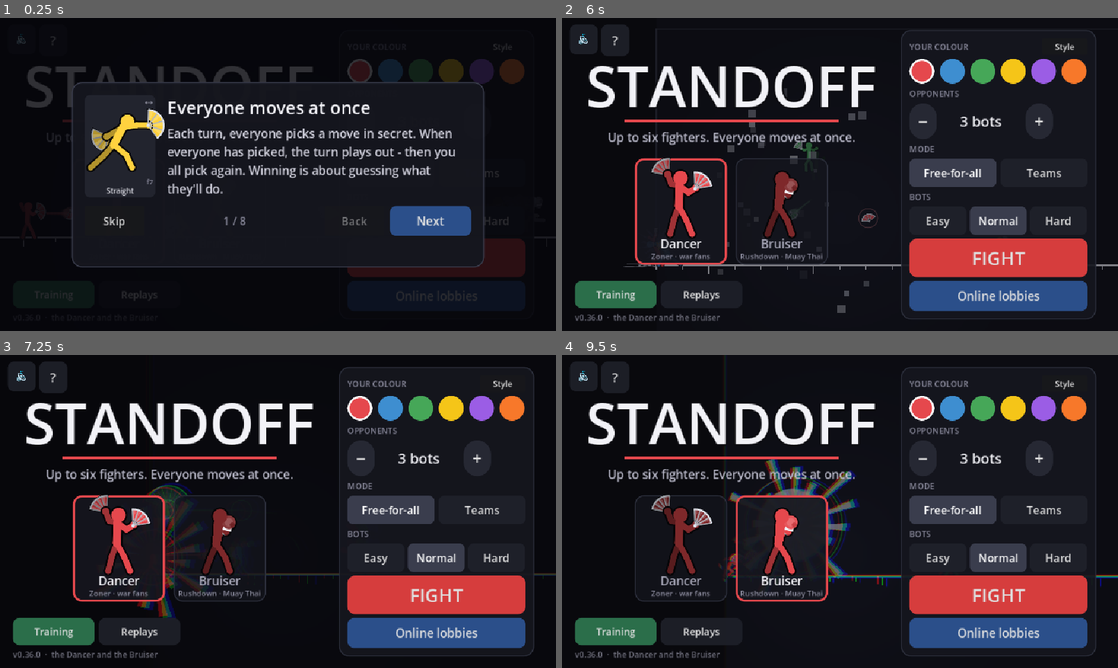
Above: before the commit, frames 1-4 (two rows, left to right).
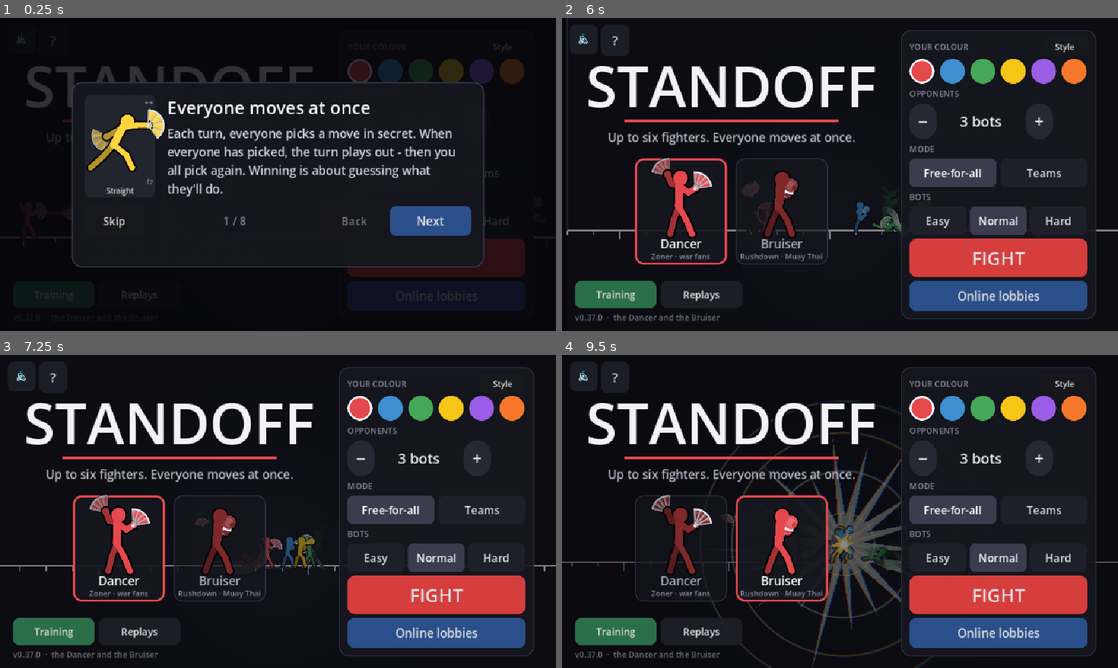
Above: after the commit, the same moments.

Repository: Veriduim/standoff
Game: Godot game, scene res://scenes/main.tscn
Same seed, same stepped clock (60 frames per second), same inputs: the game is played once before the commit and once after it.
Inputs (mouse positions are in pixels of both pictures, inside the frame that each line leads up to):
- Up to frame 1 (0.25 s): no input
- Up to frame 2 (6 s): click "Easy" at 0.5 s; click "Easy" at 1.25 s; click "Normal" at 2 s; click "Normal" at 2.75 s; click "Replays" at 3.5 s; click "Replays" at 4.25 s; click "Replays" at 5 s; click "Skip" at 5.75 s
- Up to frame 3 (7.25 s): click (116, 549) at 6.5 s
- Up to frame 4 (9.5 s): click (784, 549) at 7.25 s; click "Style" at 8 s; click "Done" at 8.75 s

The runs differ from the first frame. In frame 2, 1.6% of the frame differs, in the area x 0-100%, y 22-97%; in frame 3, 2.0%; in frame 4, 5.6%, in the area x 0-100%, y 14-100%.

Commit message:
0.37.0: launches at YOMI's pace, speed lines in the background (Timmy 20 Oct 14:48 "Remove the speed lines again or rework them into the background more like YOMI. Can you make those changes please?")
- Speed lines in the background, as YOMI has them: under the glow, the walls, the floor and everyone, fainter and
  thinner; recalibrated for the faster launches.
- Launches at YOMI's pace (its knockback is ~4x ours for the fighters' size, its gravity 2-3x): hits send them twice as
  fast sideways, easing off in the air to about the old distance (a fling less so); up and down x1.4 with gravity
  x1.4 while reeling - the same time in the air, higher; on the ground a reeling fighter stops twice as quickly.
  A Haymaker sends her 48 px a tick (was 24). Bot matches and combos about as long as before (a plain x2 made 1v1
  39% longer - tuned that out).
- Smoke only on the big hits now (SMOKE_PX 11).

Co-Authored-By: Claude Opus 5.5 <noreply@anthropic.com>
Claude-Session: https://claude.ai/code/session_019cpLLa1bA2ND22yfhrkoYF

Diff:
--- a/project.godot
+++ b/project.godot
@@ -11,7 +11,7 @@
 [application]
 
 config/name="Standoff"
-config/version="0.36.0"
+config/version="0.37.0"
 config/icon="res://assets/icon.png"
 run/main_scene="res://scenes/main.tscn"
 config/features=PackedStringArray("4.7", "GL Compatibility")
--- a/scripts/sim/sim.gd
+++ b/scripts/sim/sim.gd
@@ -92,6 +92,16 @@
 const RESTAND_LAG := 3        ## launched and landing in hitstun (no knockdown): out of the stun, this long unable to act
 const RESTAND := 5            ## ...and this long a grounded hit puts them back in a ground combo (a restand - the wiki)
 const KB_SCALE := 1.35        ## every hit's knockback (22:40 "We dont do things big enough" - launches that fly)
+## Launches at YOMI's pace (20 Oct 14:48 "Can you make those changes please?" - from its source, its knockback is ~4x
+## ours for the fighters' size and its gravity 2-3x): a hit sends them LAUNCH_PACE times as fast sideways, slowing in the
+## air (LAUNCH_DRAG; FLING_DRAG for a fling) so they end up about as far as before; up and down LAUNCH_LIFT, with gravity pulling as much harder
+## while they reel - the same time in the air (combos keep their timing), higher. On the ground they slide to a stop as
+## much faster (YOMI's ground friction is strong - its ground hits barely slide): the same distance, sooner. Their lean, the 7th hit's launch and a ground bounce go with it; jumps and walking don't
+## change. Bot matches as long as before (1v1 ~100 turns), combos about as long.
+const LAUNCH_PACE := 2.0
+const LAUNCH_DRAG := 0.9     ## ...and in the air they slow as they go (a burst away that eases off): about as far as before
+const FLING_DRAG := 0.95      ## ...a fling less so (05:27 "slapping an enemy accross map")
+const LAUNCH_LIFT := 1.4      ## up and down it's this much (not the whole pace): launched higher, still in reach of a juggle
 const WALL_BOUNCE := 0.6      ## how much of their speed someone launched into a wall keeps bouncing off it
 const WALL_STUN := 3          ## ...and the stun it adds
 const DEFAULT := {"move": "wait"}   ## a pick that never came (a turn timer ran out)
@@ -803,7 +813,10 @@
 		return
 	var was_air := f.pos.y < 0.0
 	if not _floating(f) and (f.pos.y < 0.0 or f.vel.y < 0.0):
-		f.vel.y = minf(f.vel.y + (GRAVITY if f.vel.y < 0.0 else GRAVITY_FALL), MAX_FALL)
+		var pull := LAUNCH_LIFT if f.stun > 0 else 1.0   # (reeling: launched faster, pulled down as hard - the same air time)
+		f.vel.y = minf(f.vel.y + (GRAVITY if f.vel.y < 0.0 else GRAVITY_FALL) * pull, MAX_FALL * pull)
+	if f.stun > 0 and f.pos.y < 0.0:   # (launched at YOMI's pace: bursting away, easing off - combos still reach; a
+		f.vel.x *= LAUNCH_DRAG if f.slide <= 0 else FLING_DRAG   # fling eases off less - it's meant to cross the stage)
 	f.pos += f.vel
 	if f.pos.y >= 0.0:
 		f.pos.y = 0.0
@@ -827,6 +840,8 @@
 		# sliding to a stop (knockback, the end of a step) unless a move is pushing them this frame
 		if not _pushing(f):
 			var fr := FLING_FRICTION if f.slide > 0 and f.stun > 0 else (CARRY if _in_startup(f) else FRICTION)
+			if f.stun > 0:   # (sent LAUNCH_PACE times as fast: stopping as much sooner - the same slide, quicker)
+				fr = 1.0 - (1.0 - fr) * LAUNCH_PACE
 			f.vel.x *= fr   # (an attack's startup slides on with its momentum; someone flung slides a long way)
 			if absf(f.vel.x) < 0.05:
 				f.vel.x = 0.0
@@ -854,7 +869,7 @@
 
 ## Off the ground and back up (once a combo), a bit more stun.
 func _bounce(f: Fighter) -> void:
-	f.vel.y = -BOUNCE_UP
+	f.vel.y = -BOUNCE_UP * LAUNCH_LIFT
 	f.stun += BOUNCE_STUN
 	f.bounced = true
 	f.bounce_due = false
@@ -1622,20 +1637,20 @@
 	d.slide = FLING_TICKS if e.get("fling", false) else 0   # (flung: they slide on and on)
 	if e.get("behind", false):   # (a dump: round behind them first - the knockback carries them on from there)
 		d.pos.x = clampf(a.pos.x - float(a.facing) * HOLD_PX, -half + 20.0, half - 20.0)
-	d.vel = Vector2(float(kb[0]) * side, float(kb[1])) * KB_SCALE / weight
+	d.vel = Vector2(float(kb[0]) * side * LAUNCH_PACE, float(kb[1]) * LAUNCH_LIFT) * KB_SCALE / weight
 	if d.di != Vector2.ZERO:   # (their lean: added to the knockback - on the ground a flat hit only takes its sideways part)
 		var lean := d.di
 		if d.grounded() and float(kb[1]) >= 0.0:
 			lean.y = 0.0
-		d.vel += lean * LEAN_PUSH * (1.0 + 0.1 * d.combo)
-	if d.combo == LAUNCH_HIT and d.pos.y >= 0.0 and d.vel.y > -4.0:   # (the 7th hit on the ground always launches)
-		d.vel.y = -11.5
+		d.vel += lean * Vector2(LAUNCH_PACE, LAUNCH_LIFT) * LEAN_PUSH * (1.0 + 0.1 * d.combo)
+	if d.combo == LAUNCH_HIT and d.pos.y >= 0.0 and d.vel.y > -4.0 * LAUNCH_LIFT:   # (the 7th hit on the ground always launches)
+		d.vel.y = -11.5 * LAUNCH_LIFT
 	if d.restand > 0:   # (hit as they land from an air combo: back in a ground combo - the count carries on)
 		d.restand = 0
 		_event("restand", a, d)
 	d.hit_look = _look(a, d, e)   # (how it landed - their reaction on screen)
 	d.hit_t = 0
-	if d.pos.y < -10.0 or d.vel.y < -6.0:   # (sent up, or hit up there: an air combo - landing can end it)
+	if d.pos.y < -10.0 or d.vel.y < -6.0 * LAUNCH_LIFT:   # (sent up, or hit up there: an air combo - landing can end it)
 		d.launched = true
 	# combo pushback: the longer the combo, the further the hitter's pushed off (not their speed - their place)
 	if src == "":   # (combo pushback - on the hitter, when it's their own body that hit)
--- a/scripts/tests/sim_test.gd
+++ b/scripts/tests/sim_test.gd
@@ -1317,7 +1317,11 @@
 	var flung := fe.filter(func(x: Dictionary) -> bool: return x["type"] == "hit" and bool(x.get("fling", false)))
 	var chase_ok := fl.legal_moves(0).has("chase")
 	fl.apply({0: {"move": "chase", "x": 1.0}, 1: {"move": "hold"}})
-	fl.run_segment()
+	var fastest := 0.0   # (20 Oct 14:48: launched at YOMI's pace - twice as fast as before; she flies as he gives chase)
+	var was := fl.fighters[1].pos.x
+	for fr: Array in fl.run_segment()["frames"]:
+		fastest = maxf(fastest, absf(float(fr[1][0]) - was))
+		was = float(fr[1][0])
 	var away := fl.fighters[1].pos.x - x_hit
 	var gap2 := fl.fighters[1].pos.x - fl.fighters[0].pos.x
 	fl.apply({0: {"move": "jab"}, 1: {"move": "hold"}})
@@ -1325,6 +1329,8 @@
 	_check("a fling: the Haymaker sends her sliding across the stage (%.0f px), Chase runs her down (%.0f px apart) "
 			% [away, gap2] + "and the combo goes on (combo %d)" % fl.fighters[1].combo, not flung.is_empty() and chase_ok
 			and away > 400.0 and gap2 < 90.0 and fl.fighters[1].combo == 2)
+	_check("...sent off at YOMI's pace (20 Oct 14:48): her fastest %.0f px a tick, twice what it was (~24)" % fastest,
+			fastest > 40.0)
 	var q := _duel("bruiser", "dancer", 60.0)
 	q.fighters[1].down = 10
 	evs = _play(q, {0: {"move": "quake"}})
--- a/scripts/tests/ui_test.gd
+++ b/scripts/tests/ui_test.gd
@@ -157,7 +157,7 @@
 			_watch(g, {"move": "wait"})
 	g.sim.fighters[0].pos.x = g.sim.fighters[1].pos.x - 70.0
 	_watch(g, {"move": "sweep", "x": 1.0})   # (a sweep leaves them reeling long enough for a jab)
-	g.sim.fighters[0].pos.x = g.sim.fighters[1].pos.x - 66.0
+	g.sim.fighters[0].pos.x = g.sim.fighters[1].pos.x - 46.0   # (close: since 0.37.0 the sweep sends her off twice as fast)
 	_watch(g, {"move": "jab", "x": 1.0})
 	_check("a hit while they still reel counts on as a combo - sweep, jab (%d), with no count or damage drawn over them "
 			% g.sim.fighters[1].combo + "(20 Oct 14:22 \"Dont keep the words and damage numbers\")",
--- a/scripts/ui/fx.gd
+++ b/scripts/ui/fx.gd
@@ -70,18 +70,21 @@
 const SPIKES := 40           ## Quake Stomp's wall of spikes
 ## Speed lines (YOMI's, from its source - 20 Oct): LINES of them, LINE_MIN to LINE_MAX long (YOMI's 640-wide screen;
 ## scaled to ours), full strength when the camera moves LINES_FULL screen widths a second, only once it's kept up
-## LINES_SUSTAIN seconds; faded within LINES_CLEAR of a fighter. Calibrated on our own hits (ours fly slower than YOMI's
-## for their size): the fighters' middle at its fastest - a Haymaker 17 px a tick (full), a Roundhouse or Flying Knee
-## 12 (most), the K.O. Punch 11, a dash 7 (under the line - faint at most).
+## LINES_SUSTAIN seconds; faded within LINES_CLEAR of a fighter. In the BACKGROUND, as YOMI has them (14:48 "rework them
+## into the background more like YOMI"): drawn on the dark before the glow, the walls and the floor, at most
+## LINES_ALPHA. Calibrated on our hits since 0.37.0's launch pace: the fighters' middle at its fastest - a Haymaker 29 px
+## a tick, a Roundhouse 23 (full), the K.O. Punch 16, a Flying Knee 17 (most), a dash or Quake Stomp 7 (faint at most).
 const LINES := 100
 const LINE_MIN := 20.0
 const LINE_MAX := 200.0
-const LINES_FULL := 0.45
+const LINES_FULL := 0.75
+const LINES_ALPHA := 0.45
 const LINES_SUSTAIN := 0.05
 const LINES_CLEAR := Vector2(350.0, 250.0)
-## Smoke behind knockback (YOMI: a puff every tick someone hit moves faster than 6.5 px a tick - about a fifth of their
-## height; ours move slower for their size, so SMOKE_PX).
-const SMOKE_PX := 6.0
+## Smoke behind knockback (YOMI: a puff every tick someone hit moves faster than 6.5 px a tick - about its ordinary
+## hits' speed). Ours since 0.37.0's launch pace: an ordinary hit sends them 7-10 px a tick, a Haymaker 48, a Roundhouse
+## 41, the K.O. Punch 21 - so the big ones smoke.
+const SMOKE_PX := 11.0
 const SOLID := Color("#8f93a1")   ## the Bruiser's rush copies: solid grey (the red brawler in the 14:09 video)
 const AFTER_SOLID := 4       ## solid copies a fighter at most
 
@@ -476,8 +479,8 @@
 				_rng.randf_range(0.35, 0.7), c, _rng.randf_range(0.012, 0.032))
 
 
-## The speed lines, across the stage band behind the fighters (StageView, before drawing them): `near` = the fighters'
-## screen points (the lines fade round them).
+## The speed lines, across the stage band in the background (StageView, straight after the background - under the
+## glow, the walls, the floor and everyone): `near` = the fighters' screen points (the lines fade round them).
 func draw_lines(st: StageView, near: Array[Vector2]) -> void:
 	var k := lines_strength()
 	if k < 0.01:
@@ -501,7 +504,7 @@
 		if li < 0.02:
 			continue
 		var half := dir * lerpf(LINE_MIN, LINE_MAX, li) * sc * 0.5
-		st.draw_line(pos - half, pos + half, Color(1, 1, 1, li), (1.5 + li) * sc * 0.5, true)
+		st.draw_line(pos - half, pos + half, Color(1, 1, 1, li * LINES_ALPHA), (1.0 + li) * sc * 0.4, true)
 	_rng.state = lr
 
 
--- a/scripts/ui/stage_view.gd
+++ b/scripts/ui/stage_view.gd
@@ -453,6 +453,11 @@
 func _draw() -> void:
 	var vp := get_viewport_rect().size
 	draw_rect(Rect2(Vector2.ZERO, vp), BG)
+	if not frame.is_empty():   # (speed lines when the camera rushes - in the background, as YOMI's: under everything)
+		var near: Array[Vector2] = []
+		for i in frame.size():
+			near.append(w2s(_chest(i)))
+		fx.draw_lines(self, near)
 	if _glow == null:   # (a soft light behind the action - a radial gradient)
 		var g := Gradient.new()
 		g.set_color(0, Color(0.5, 0.56, 0.85, 0.075))
@@ -484,10 +489,6 @@
 		draw_line(Vector2(x, floor_y), Vector2(x, floor_y + (16.0 if i % 4 == 0 else 9.0)), LINE, 2.0)
 	if frame.is_empty():
 		return
-	var near: Array[Vector2] = []   # (speed lines when the camera rushes, behind everyone - clear of the fighters)
-	for i in frame.size():
-		near.append(w2s(_chest(i)))
-	fx.draw_lines(self, near)
 	for i in frame.size():   # (a faint spot under anyone in the air, so heights read)
 		var r: Array = frame[i]
 		var lift := clampf(-float(r[1]) / 300.0, 0.0, 0.8)
--- a/scripts/version.gd
+++ b/scripts/version.gd
@@ -2,4 +2,4 @@
 extends RefCounted
 ## The game's version - the home screen shows it, and lobbies list it (only the same version can play together).
 
-const TAG := "0.36.0"
+const TAG := "0.37.0"
Not shown, changed: export_presets.cfg
Not shown, changed: docs/mechanics.md
Not shown, changed: docs/plan.md
